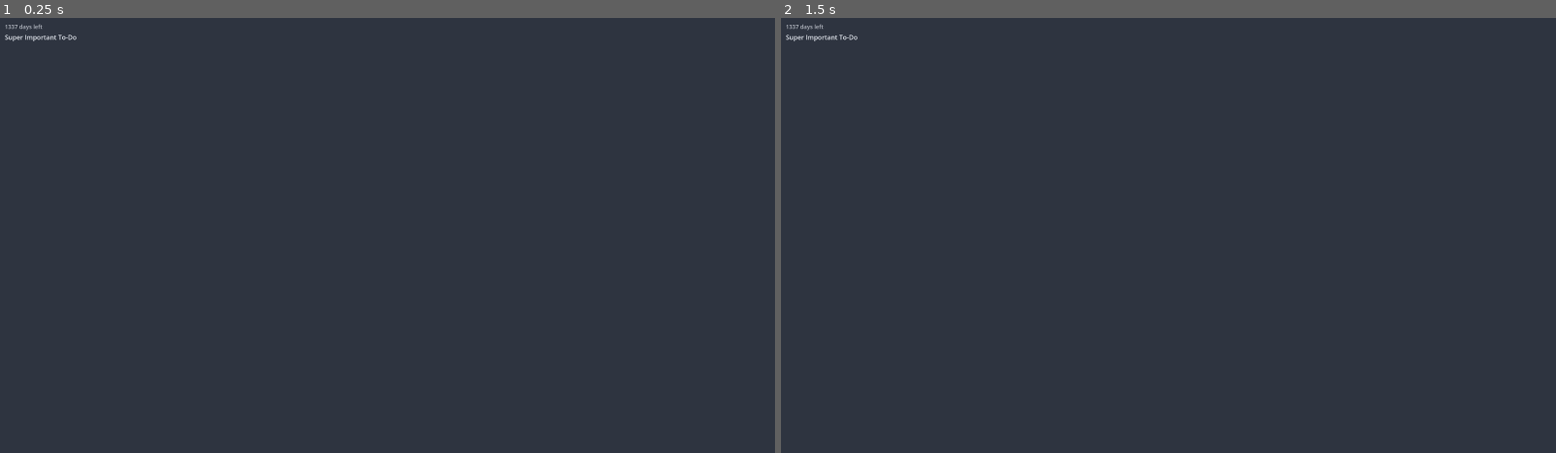
Above: before the commit, frames 1-2 (left to right).
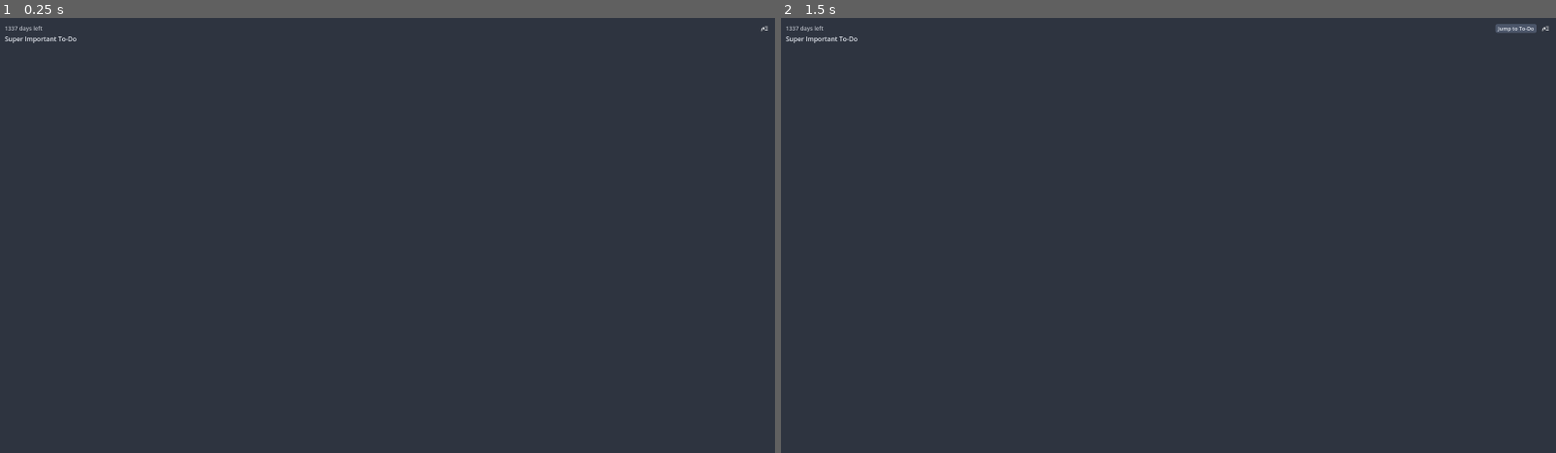
Above: after the commit, the same moments.

Repository: njamster/habituary
Game: Godot game, scene res://main_window/side_panel/bookmarks/bookmark/bookmark.tscn
Two runs of this game, one before a commit and one after it. Both use one fixed random seed, a clock stepped at 60 frames per second and the inputs below. This scene is started directly instead of the project's main scene.
Inputs (mouse positions are in pixels of both pictures, inside the frame that each line leads up to):
- Up to frame 1 (0.25 s): no input
- Up to frame 2 (1.5 s): click (1548, 26) at 0.52 s; click (1548, 26) at 1.27 s

The runs differ from the first frame. In frame 1, 0.1% of the frame differs, in the area x 0-100%, y 1-6%; in frame 2, 0.2%.
Error in both runs: Invalid call. Nonexistent function 'as_dict' in base 'Nil'. (res://custom/resources/date.gd:210)

Commit message:
Add dedicated "Jump to To-Do" button to bookmarks
- In the previous version the entire bookmark panel was clickable and
  changed the `current_day` to the date of that bookmark.
- In the new version only the button (in the top right corner of the
  panel) is clickable, communicates this with a proper tooltip, and not
  only changes the `current_day`, but also enters the editing mode for
  the bookmarked to-do by emitting a `bookmark_jump_requested` signal.

Diff:
--- a/autoloads/event_bus.gd
+++ b/autoloads/event_bus.gd
@@ -40,4 +40,6 @@
 @warning_ignore("unused_signal")
 signal bookmark_date_changed(to_do, old_date)
 @warning_ignore("unused_signal")
+signal bookmark_jump_requested(to_do_text)
+@warning_ignore("unused_signal")
 signal bookmark_removed(to_do)
--- a/main_window/list_view/day_panel/todo_list/todo_item/todo_item.gd
+++ b/main_window/list_view/day_panel/todo_list/todo_item/todo_item.gd
@@ -170,6 +170,13 @@
 
 	EventBus.search_query_changed.connect(_check_for_search_query_match)
 
+	EventBus.bookmark_jump_requested.connect(func(to_do_text):
+		if self.is_bookmarked and self.text == to_do_text:
+			var date := Date.new(get_node("../../../../..").date.as_dict())
+			if date.day_difference_to(Settings.current_day) == 0:
+				edit()
+	)
+
 
 func is_in_edit_mode() -> bool:
 	return %Edit.has_focus()
--- a/main_window/side_panel/bookmarks/bookmark/bookmark.gd
+++ b/main_window/side_panel/bookmarks/bookmark/bookmark.gd
@@ -99,6 +99,6 @@
 	%Heading.add_theme_font_override("font", font)
 
 
-func _on_gui_input(event: InputEvent) -> void:
-	if event is InputEventMouseButton and event.button_index == MOUSE_BUTTON_LEFT and event.is_released():
-		Settings.current_day = date
+func _on_jump_to_pressed() -> void:
+	Settings.current_day = date
+	EventBus.bookmark_jump_requested.emit(text)
--- a/main_window/side_panel/bookmarks/bookmark/bookmark.tscn
+++ b/main_window/side_panel/bookmarks/bookmark/bookmark.tscn
@@ -1,33 +1,52 @@
-[gd_scene load_steps=3 format=3 uid="uid://clk7mchfrgbnh"]
+[gd_scene load_steps=4 format=3 uid="uid://clk7mchfrgbnh"]
 
 [ext_resource type="Script" path="res://main_window/side_panel/bookmarks/bookmark/bookmark.gd" id="1_cjbqa"]
 [ext_resource type="Script" path="res://custom/tooltip.gd" id="2_ufj5y"]
+[ext_resource type="Texture2D" uid="uid://fwaqgbwuue6c" path="res://main_window/side_panel/bookmarks/bookmark/images/jump_to_todo.svg" id="3_qdkvd"]
 
 [node name="Bookmark" type="PanelContainer"]
 anchors_preset = 10
 anchor_right = 1.0
 offset_bottom = 101.0
 grow_horizontal = 2
-mouse_default_cursor_shape = 2
 script = ExtResource("1_cjbqa")
 
 [node name="VBox" type="VBoxContainer" parent="."]
 layout_mode = 2
 size_flags_horizontal = 3
+theme_override_constants/separation = 0
 
-[node name="DayCounter" type="Label" parent="VBox"]
+[node name="HBox" type="HBoxContainer" parent="VBox"]
+layout_mode = 2
+
+[node name="DayCounter" type="Label" parent="VBox/HBox"]
 unique_name_in_owner = true
 self_modulate = Color(1, 1, 1, 0.75)
 layout_mode = 2
-size_flags_horizontal = 0
+size_flags_horizontal = 2
 mouse_filter = 1
 theme_override_font_sizes/font_size = 14
 text = "1337 days left"
 
-[node name="Tooltip" type="Node" parent="VBox/DayCounter"]
+[node name="Tooltip" type="Node" parent="VBox/HBox/DayCounter"]
 unique_name_in_owner = true
 script = ExtResource("2_ufj5y")
 text_alignment = 2
+
+[node name="JumpTo" type="Button" parent="VBox/HBox"]
+unique_name_in_owner = true
+layout_mode = 2
+size_flags_horizontal = 8
+size_flags_vertical = 0
+focus_mode = 0
+mouse_default_cursor_shape = 2
+icon = ExtResource("3_qdkvd")
+flat = true
+
+[node name="Tooltip" type="Node" parent="VBox/HBox/JumpTo"]
+script = ExtResource("2_ufj5y")
+text = "Jump to To-Do"
+popup_position = 5
 
 [node name="Heading" type="Label" parent="VBox"]
 unique_name_in_owner = true
@@ -36,4 +55,4 @@
 text = "Super Important To-Do"
 text_overrun_behavior = 3
 
-[connection signal="gui_input" from="." to="." method="_on_gui_input"]
+[connection signal="pressed" from="VBox/HBox/JumpTo" to="." method="_on_jump_to_pressed"]
--- /dev/null
+++ b/main_window/side_panel/bookmarks/bookmark/images/jump_to_todo.svg
@@ -0,0 +1,39 @@
+<?xml version="1.0" encoding="UTF-8" standalone="no"?>
+<svg
+   height="20px"
+   viewBox="0 -960 960 960"
+   width="20px"
+   fill="#FFFFFF"
+   version="1.1"
+   id="svg1"
+   sodipodi:docname="read_more_16dp_FFFFFF_FILL0_wght400_GRAD0_opsz20.svg"
+   inkscape:version="1.3.2 (091e20ef0f, 2023-11-25, custom)"
+   xmlns:inkscape="http://www.inkscape.org/namespaces/inkscape"
+   xmlns:sodipodi="http://sodipodi.sourceforge.net/DTD/sodipodi-0.dtd"
+   xmlns="http://www.w3.org/2000/svg"
+   xmlns:svg="http://www.w3.org/2000/svg">
+  <defs
+     id="defs1" />
+  <sodipodi:namedview
+     id="namedview1"
+     pagecolor="#505050"
+     bordercolor="#eeeeee"
+     borderopacity="1"
+     inkscape:showpageshadow="0"
+     inkscape:pageopacity="0"
+     inkscape:pagecheckerboard="0"
+     inkscape:deskcolor="#d1d1d1"
+     inkscape:zoom="20.7"
+     inkscape:cx="9.9758454"
+     inkscape:cy="10"
+     inkscape:window-width="1882"
+     inkscape:window-height="1080"
+     inkscape:window-x="38"
+     inkscape:window-y="0"
+     inkscape:window-maximized="0"
+     inkscape:current-layer="svg1" />
+  <path
+     d="m 336,-288 -51,-51 105,-105 c -161.97684,-45.88391 -224.9495,9.37433 -231.98404,280.49748 l -74.03518,0.97583 C 84.493745,-522.15261 195.87437,-577.77771 390,-516 l -105,-105 51,-51 192,192 z m 192,48 v -72 h 336 v 72 z m 0,-408 v -72 h 336 v 72 z m 96,204 v -72 h 240 v 72 z"
+     id="path1"
+     sodipodi:nodetypes="ccccccccccccccccccccccccc" />
+</svg>
Not shown, added: main_window/side_panel/bookmarks/bookmark/images/jump_to_todo.svg.import
